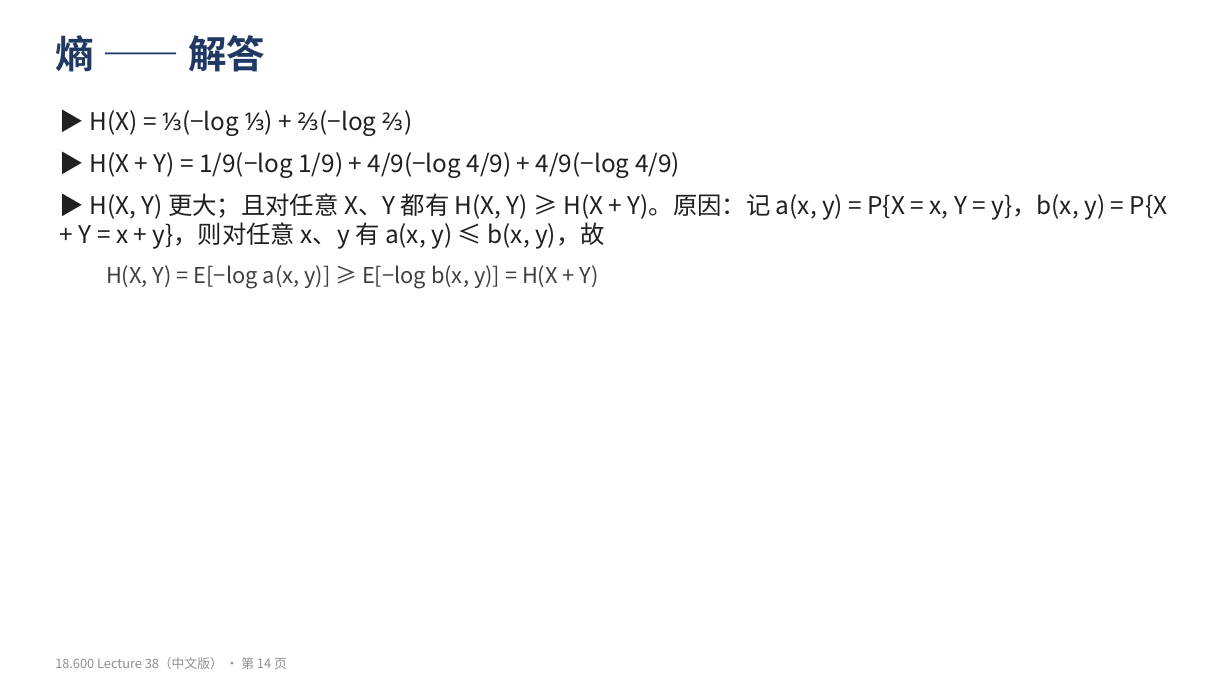
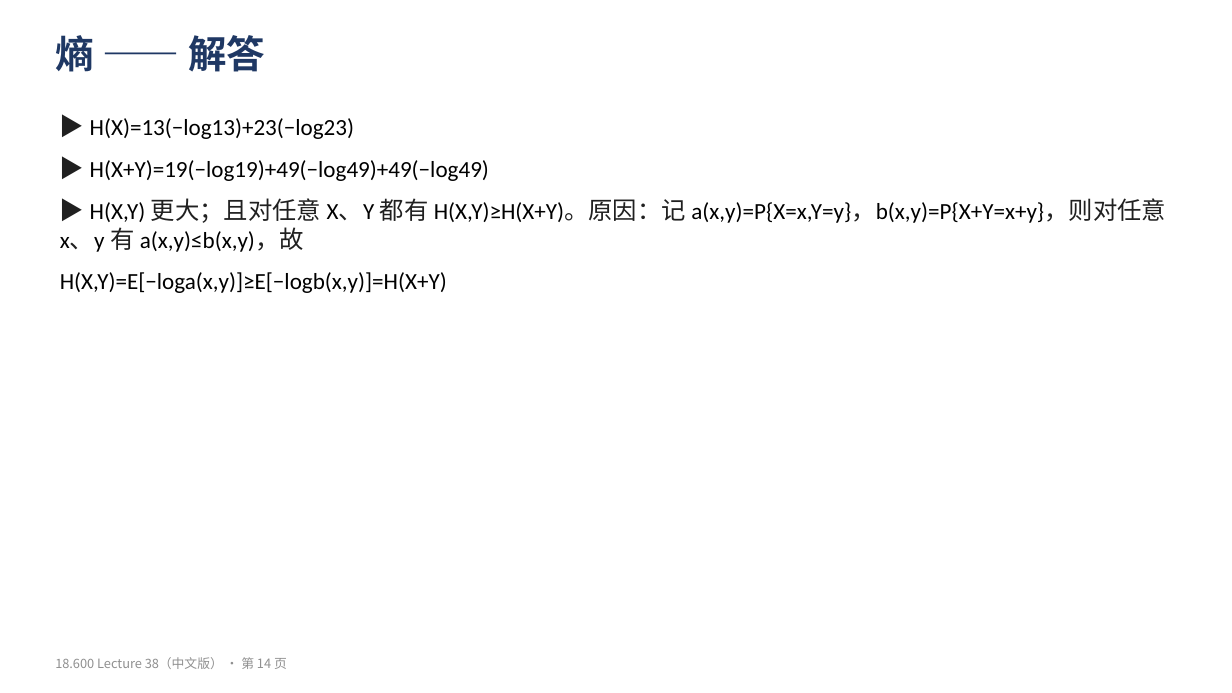
Before and after one commit to yuyangblue/note, a slide deck: slide 14 of 概率论与数理统计/原始材料/MIT18.600/中文版/Lecture38_复习练习_中文.pptx. Drawn at 1232x693 pixels with LibreOffice and Linux fonts; fonts in the diff are those of the drawing. Boxes give left, top, right and bottom in pixels: in the first picture for what was removed or moved away, otherwise in the second. Text is boxed around its words. In the diff, an @@ line names an element or a change of style, - is before the commit and + after.

```diff
--- a/概率论与数理统计/原始材料/MIT18.600/中文版/Lecture38_复习练习_中文.pptx
+++ b/概率论与数理统计/原始材料/MIT18.600/中文版/Lecture38_复习练习_中文.pptx
@@ text at (60,118,1166,293): text changed; size 19 to 18 pt; font Noto Sans CJK SC to Calibri; text colour #202020 to #000000 @@
-▶ H(X) = ⅓(−log ⅓) + ⅔(−log ⅔)
-▶ H(X + Y) = 1/9(−log 1/9) + 4/9(−log 4/9) + 4/9(−log 4/9)
-▶ H(X, Y) 更大；且对任意 X、Y 都有 H(X, Y) ≥ H(X + Y)。原因：记 a(x, y) = P{X = x, Y = y}，b(x, y) = P{X + Y = x + y}，则对任意 x、y 有 a(x, y) ≤ b(x, y)，故
-  H(X, Y) = E[−log a(x, y)] ≥ E[−log b(x, y)] = H(X + Y)
+▶ H(X)=13(−log13)+23(−log23)
+▶ H(X+Y)=19(−log19)+49(−log49)+49(−log49)
+▶ H(X,Y) 更大；且对任意 X、Y 都有 H(X,Y)≥H(X+Y)。原因：记 a(x,y)=P{X=x,Y=y}，b(x,y)=P{X+Y=x+y}，则对任意 x、y 有 a(x,y)≤b(x,y)，故
+H(X,Y)=E[−loga(x,y)]≥E[−logb(x,y)]=H(X+Y)
```
Also in this commit, not shown: 13 other slides changed, 20 other files.
